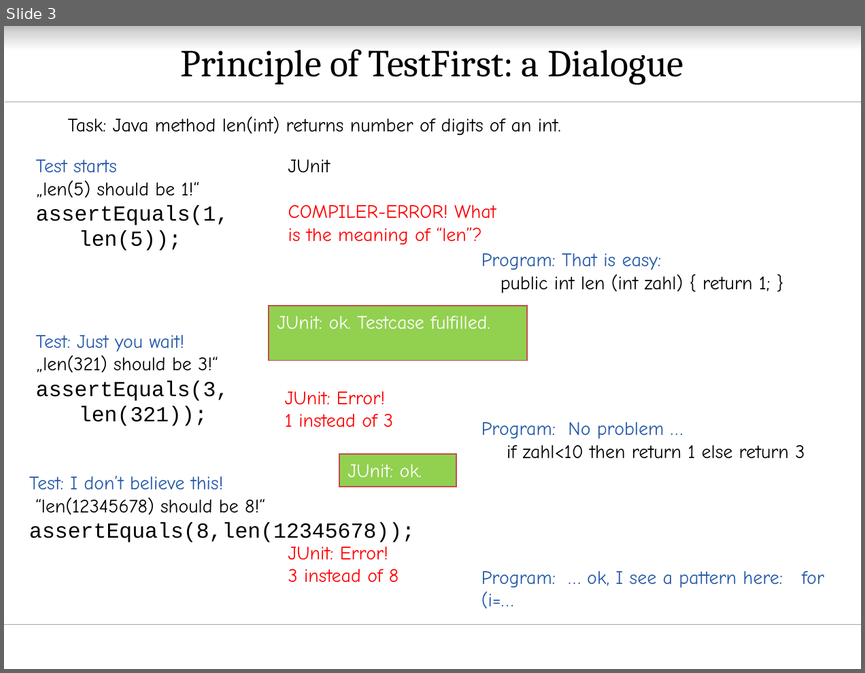
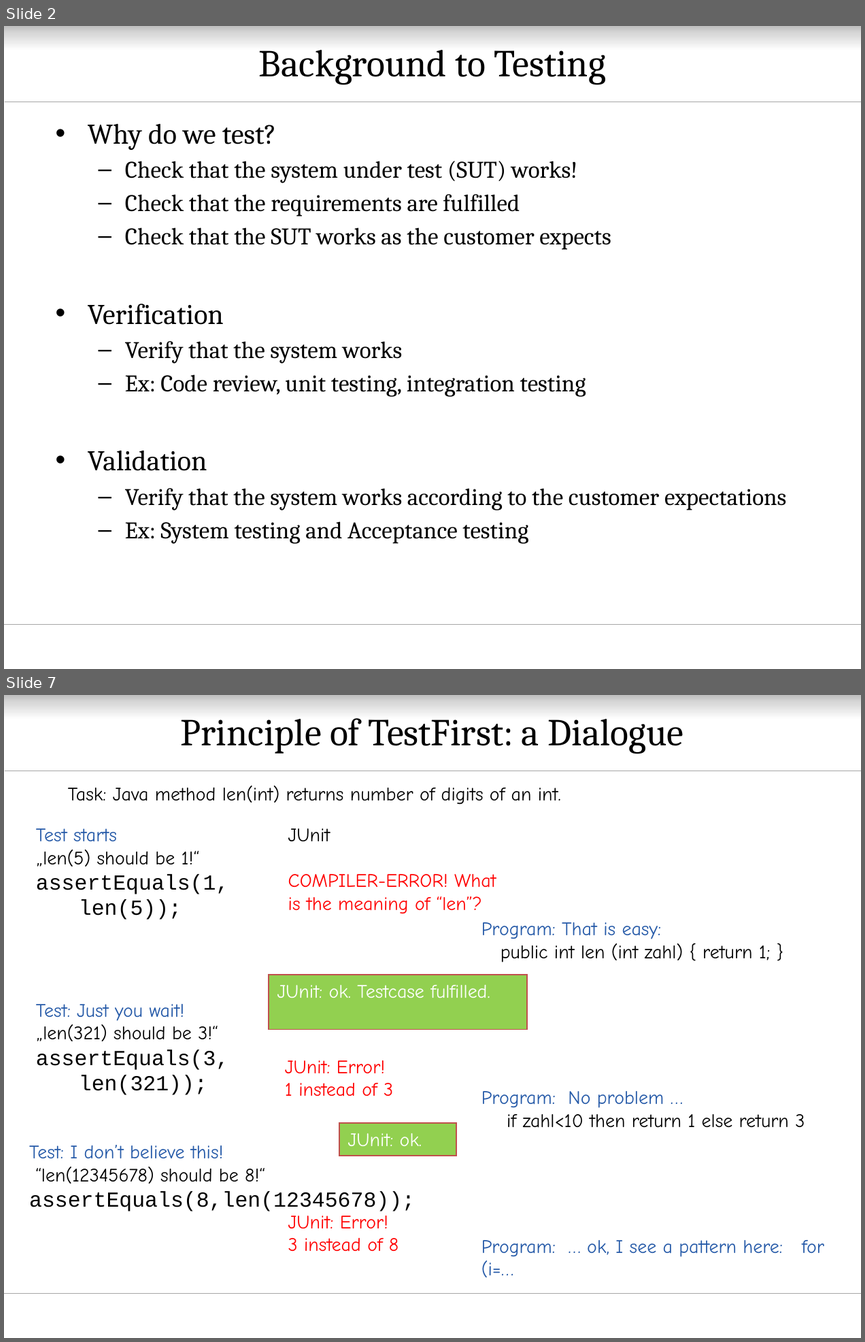
Before and after one commit to oerich/EDA397, a slide deck: Slides/src/agile-dev-processes-5-testing-tutorial.pptx. Shown one above the other, each under a label of ours: slide 3 before the commit, slides 2 and 7 after it; the slides between them are not shown. The pictures are 865x673 and 865x1342 pixels, drawn with LibreOffice and Linux fonts; fonts in the diff are those of the drawing; background and template pictures are left out. Boxes give left, top, right and bottom in pixels: in the first picture for what was removed or moved away, otherwise in the second. Text is boxed around its words. In the diff, an @@ line names an element or a change of style, - is before the commit and + after.

```diff
--- a/Slides/src/agile-dev-processes-5-testing-tutorial.pptx
+++ b/Slides/src/agile-dev-processes-5-testing-tutorial.pptx
@@ slide 2 added at <box>4,26,861,669</box>, background #FFFFFF; not listed: 3 template elements that a slide beside it also shows @@
@@ title added at <box>259,50,606,85</box>, 32 pt, text #000000 @@
+Background to Testing
@@ text added at <box>88,123,786,543</box>, 20 pt, text #000000 @@
+• Why do we test?
+  – Check that the system under test (SUT) works!
+  – Check that the requirements are fulfilled
+  – Check that the SUT works as the customer expects
+• Verification
+  – Verify that the system works
+  – Ex: Code review, unit testing, integration testing
+• Validation
+  – Verify that the system works according to the customer expectations
+  – Ex: System testing and Acceptance testing
@@ what was slide 3 is now slide 7 @@
```
Also in this commit, not shown: 2 slides changed, 3 other slides added.
